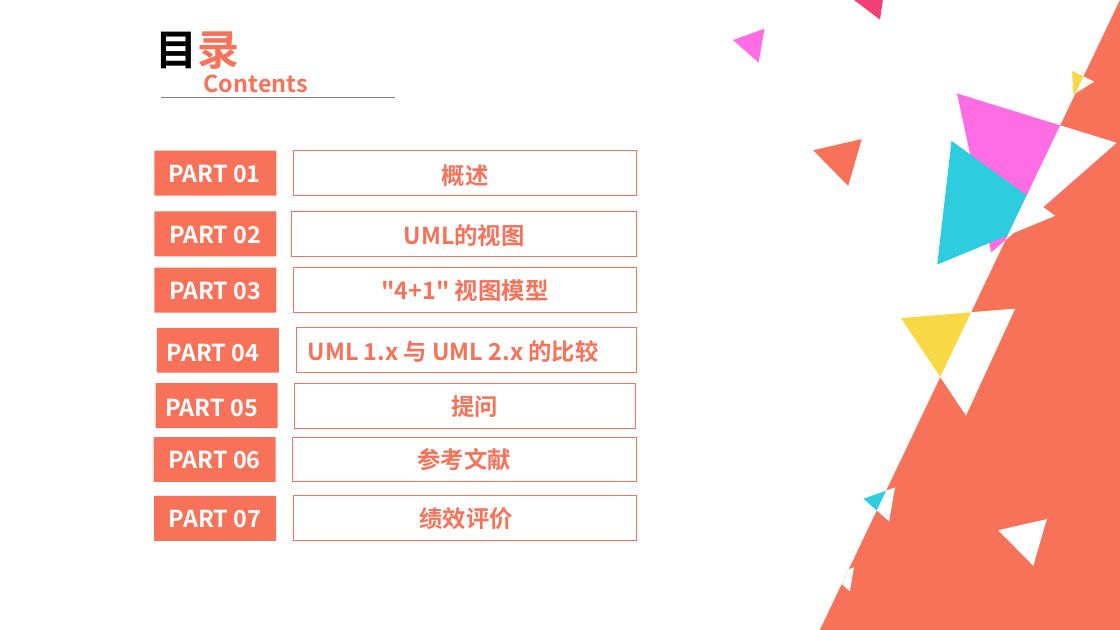
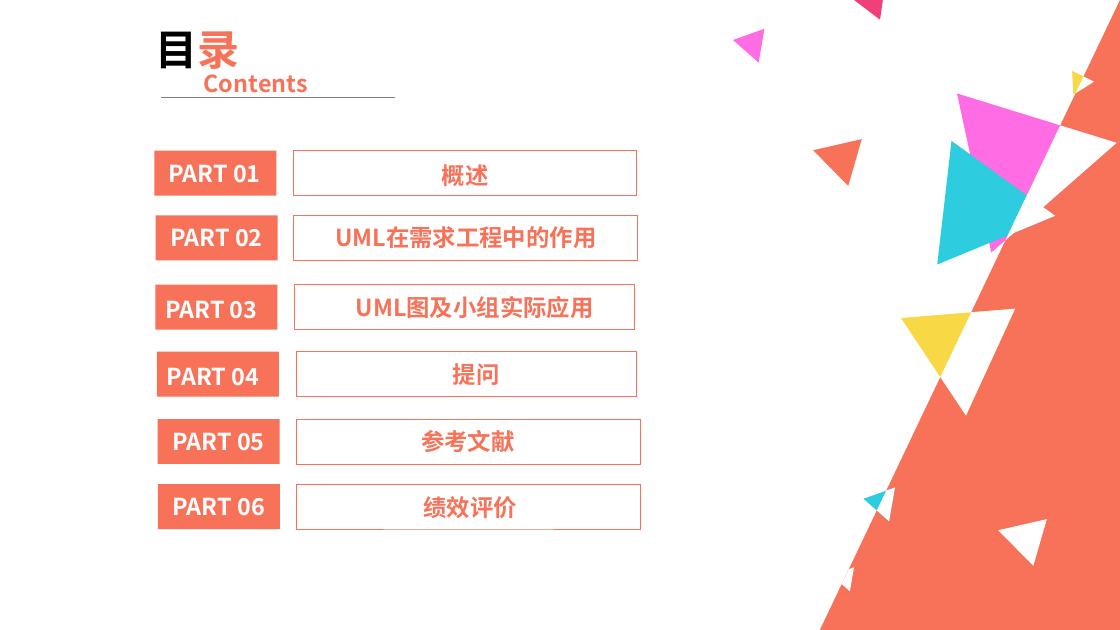
Before and after one commit to PRD2018-G12/SE-Education-Assistant-System, a slide deck: slide 2 of 非受控文档/UML翻转课堂/UML 基础 综合应用和问题解答.pptx. Drawn at 1120x630 pixels with LibreOffice and Linux fonts; fonts in the diff are those of the drawing. Boxes give left, top, right and bottom in pixels: in the first picture for what was removed or moved away, otherwise in the second. Text is boxed around its words. In the diff, an @@ line names an element or a change of style, - is before the commit and + after.

```diff
--- a/非受控文档/UML翻转课堂/UML 基础 综合应用和问题解答.pptx
+++ b/非受控文档/UML翻转课堂/UML 基础 综合应用和问题解答.pptx
@@ rectangle: place and size @@
-rectangle at box(155, 212, 276, 256)
+rectangle at box(155, 215, 277, 260)
@@ rectangle: place and size @@
-rectangle at box(292, 212, 637, 256)
+rectangle at box(293, 215, 638, 260)
@@ text at box(335, 226, 596, 248): text changed @@
-UML的视图
+UML在需求工程中的作用
@@ rectangle removed at box(155, 268, 276, 313) @@
@@ rectangle removed at box(293, 268, 636, 313) @@
@@ text "PART 03": place and size @@
-text "PART 03" at box(169, 281, 262, 300)
+text "PART 03" at box(165, 300, 258, 319)
@@ rectangle: place and size @@
-rectangle at box(157, 328, 279, 372)
+rectangle at box(155, 285, 277, 329)
@@ rectangle: place and size @@
-rectangle at box(296, 328, 636, 372)
+rectangle at box(294, 285, 634, 329)
@@ text at box(356, 296, 594, 318): text changed @@
-UML 1.x 与 UML 2.x 的比较
+UML图及小组实际应用
@@ text removed at box(381, 279, 548, 301) @@
-"4+1" 视图模型
@@ text "PART 04": place and size @@
-text "PART 04" at box(167, 343, 260, 362)
+text "PART 04" at box(167, 367, 260, 386)
@@ 2 rectangles, 1 text: place and size @@
-2 rectangles, 1 text at box(155, 383, 635, 428)
+2 rectangles, 1 text at box(157, 352, 636, 397)
@@ 2 rectangles, 1 text: place and size @@
-2 rectangles, 1 text at box(154, 437, 636, 481)
+2 rectangles, 1 text at box(158, 419, 640, 464)
@@ text removed at box(166, 398, 258, 417) @@
-PART 05
@@ text at box(172, 432, 265, 451): text changed @@
-PART 06
+PART 05
@@ 2 rectangles, 1 text: place and size @@
-2 rectangles, 1 text at box(154, 496, 637, 540)
+2 rectangles, 1 text at box(158, 484, 640, 528)
@@ text at box(173, 497, 265, 516): text changed @@
-PART 07
+PART 06
```
Also in this commit, not shown: 10 other slides changed, 18 slides added, 36 slides removed, 1 other file.
